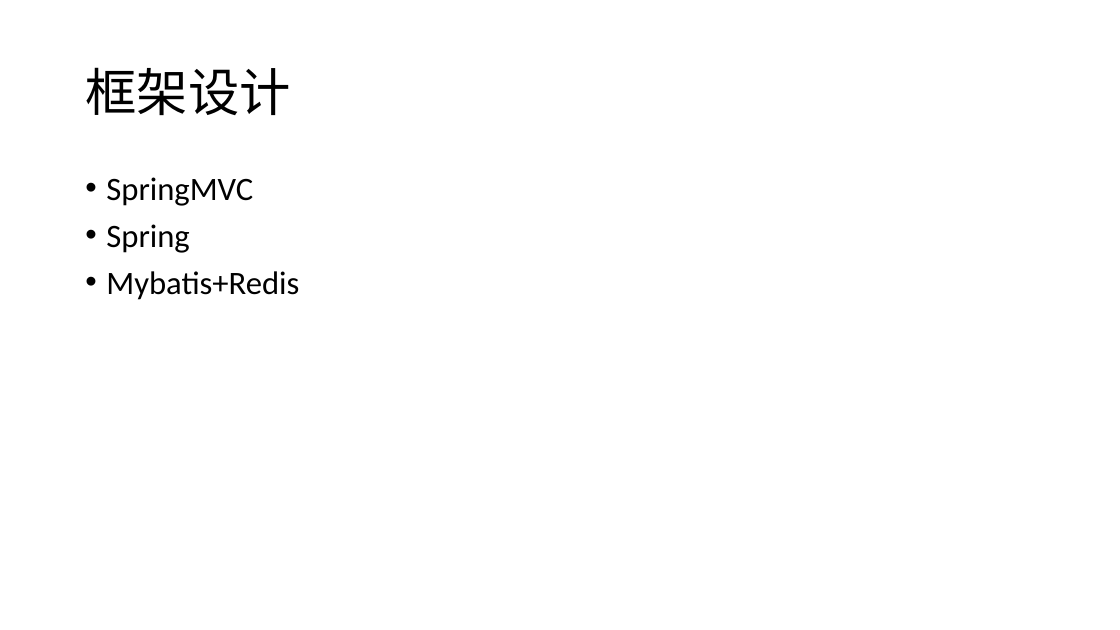
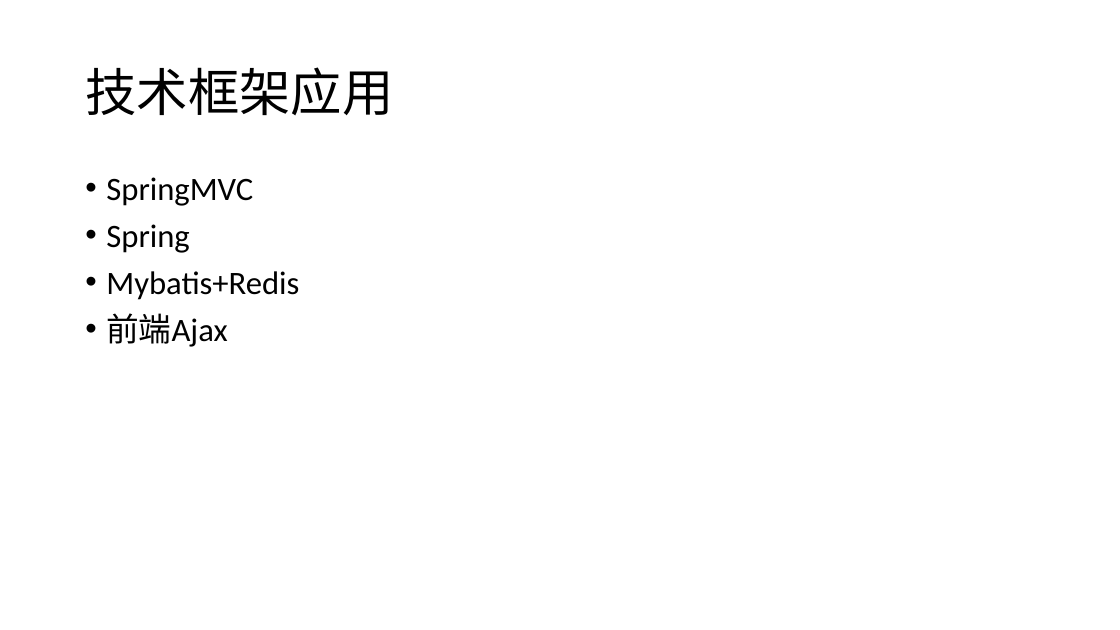
Before and after one commit to pullwindyuan/TaskCredit, a slide deck: slide 6 of document/20171103-cvte-web后端-祝宇平.pptx. Drawn at 1120x630 pixels with LibreOffice and Linux fonts; fonts in the diff are those of the drawing. Boxes give left, top, right and bottom in pixels: in the first picture for what was removed or moved away, otherwise in the second. Text is boxed around its words. In the diff, an @@ line names an element or a change of style, - is before the commit and + after.

```diff
--- a/document/20171103-cvte-web后端-祝宇平.pptx
+++ b/document/20171103-cvte-web后端-祝宇平.pptx
@@ title at bbox=[85, 67, 393, 115]: text changed @@
-框架设计
+技术框架应用
@@ text at bbox=[106, 313, 227, 347]: paragraph added @@
+• 前端Ajax
```
Also in this commit, not shown: 4 other slides changed, 2 slides added, 1 slide removed.
